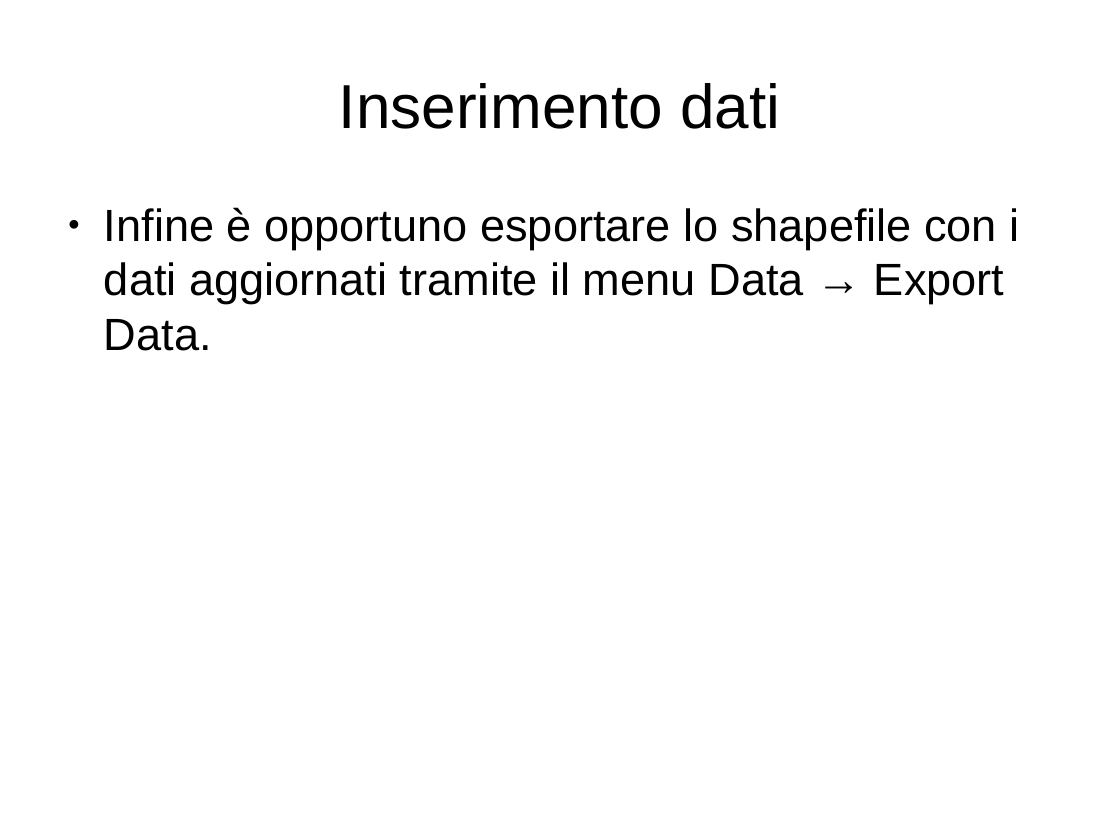
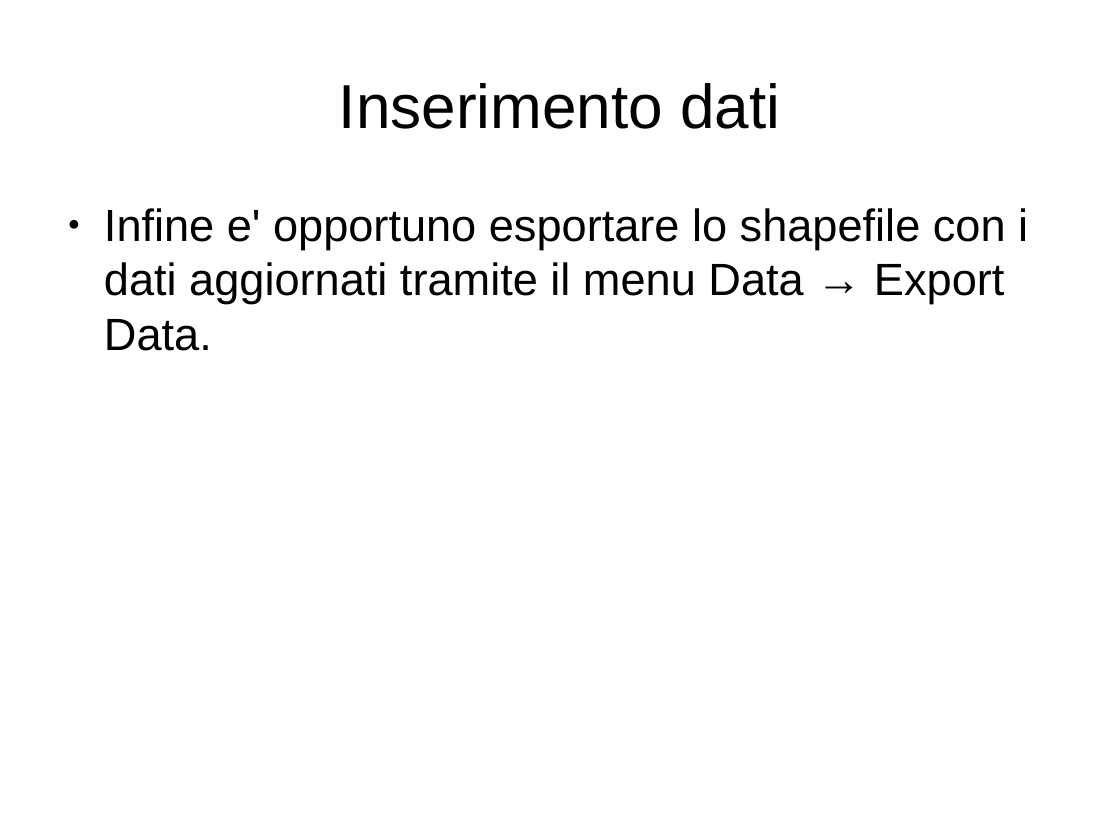
Before and after one commit to MascioSpam/esame_bdt, a slide deck: slide 13 of relazione.odp (slide 12 before the commit). Drawn at 1120x840 pixels with LibreOffice and Linux fonts; fonts in the diff are those of the drawing. Boxes give left, top, right and bottom in pixels: in the first picture for what was removed or moved away, otherwise in the second. Text is boxed around its words. In the diff, an @@ line names an element or a change of style, - is before the commit and + after.

```diff
--- a/relazione.odp
+++ b/relazione.odp
@@ text at (104, 208, 1028, 351): text changed @@
-● Infine è opportuno esportare lo shapefile con i dati aggiornati tramite il menu Data → Export Data.
+● Infine e' opportuno esportare lo shapefile con i dati aggiornati tramite il menu Data → Export Data.
```
Also in this commit, not shown: 6 other slides changed, 5 slides added, 4 slides removed, 1 other file.
